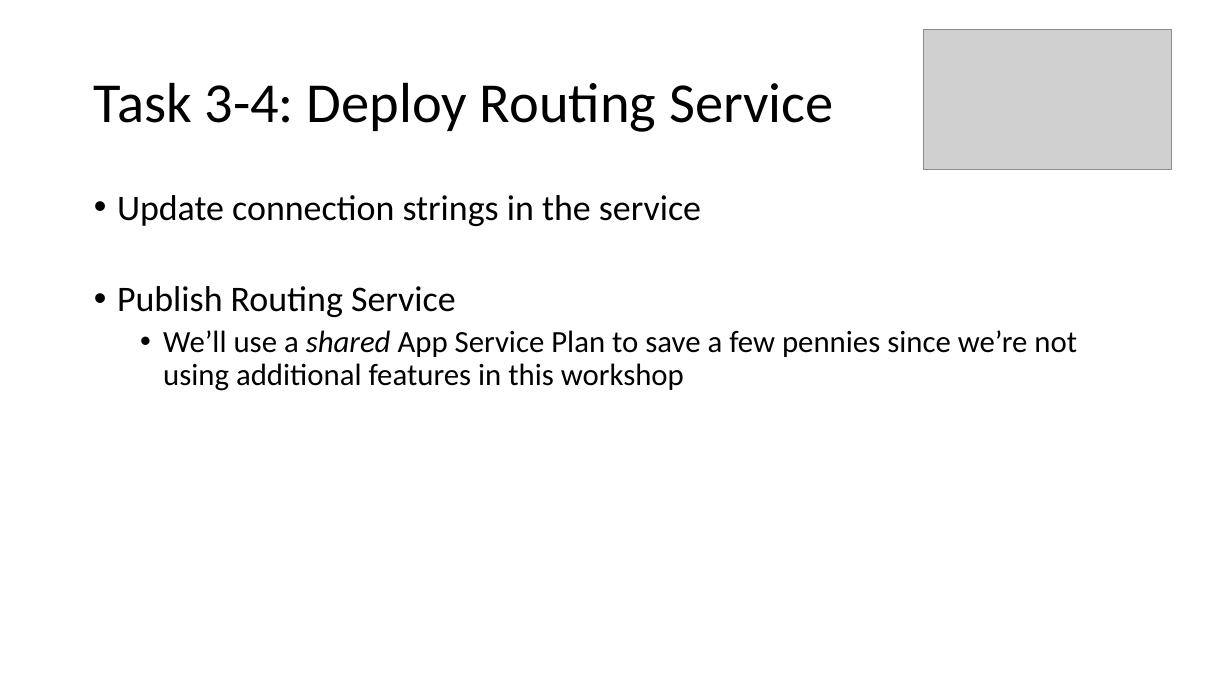
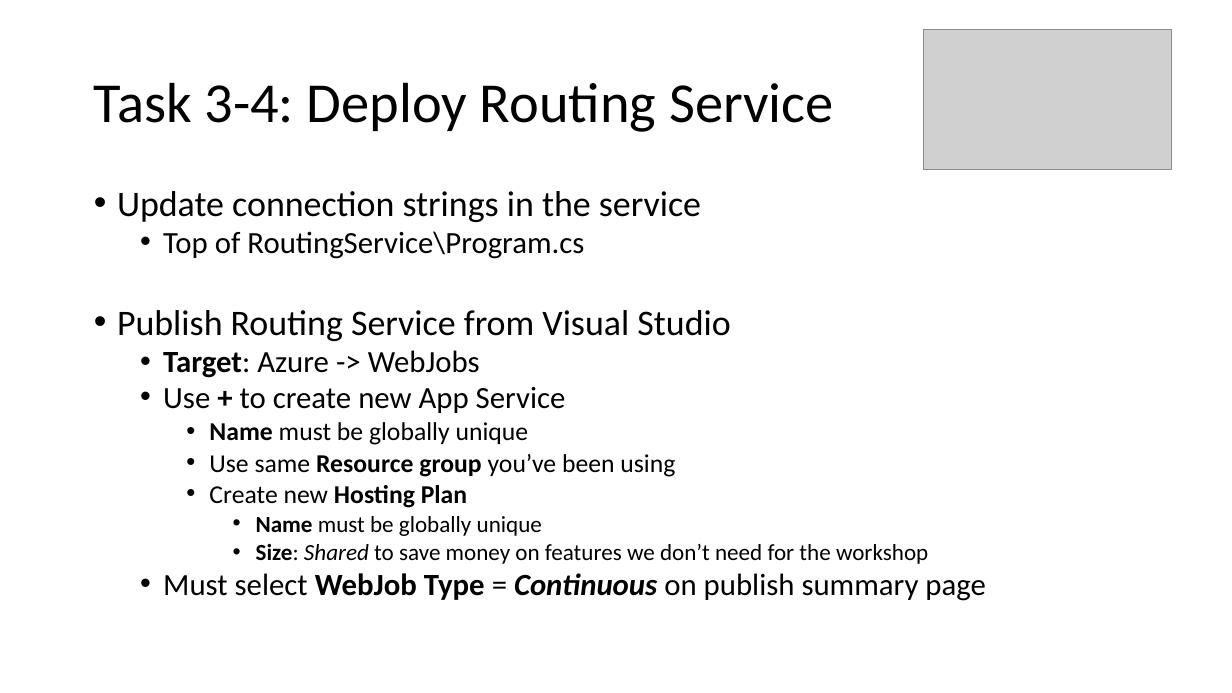
Before and after one commit to scottctr/EdaWorkshop, a slide deck: slide 12 of BusinessLogic/Docs/EdaWorkshop_Sprint3.pptx (slide 11 before the commit). Drawn at 1232x693 pixels with LibreOffice and Linux fonts; fonts in the diff are those of the drawing; grey boxes stand for pictures. Boxes give left, top, right and bottom in pixels: in the first picture for what was removed or moved away, otherwise in the second. Text is boxed around its words. In the diff, an @@ line names an element or a change of style, - is before the commit and + after.

```diff
--- a/BusinessLogic/Docs/EdaWorkshop_Sprint3.pptx
+++ b/BusinessLogic/Docs/EdaWorkshop_Sprint3.pptx
@@ text at (x1=117, y1=191, x2=701, y2=222): line spacing 0.9 to 0.8 @@
@@ text at (x1=117, y1=231, x2=985, y2=601): text changed @@
-• Publish Routing Service
-  • We’ll use a shared App Service Plan to save a few pennies since we’re not using additional features in this workshop
+  • Top of RoutingService\Program.cs
+• Publish Routing Service from Visual Studio
+  • Target: Azure -> WebJobs
+  • Use + to create new App Service
+    • Name must be globally unique
+    • Use same Resource group you’ve been using
+    • Create new Hosting Plan
+      • Name must be globally unique
+      • Size: Shared to save money on features we don’t need for the workshop
+  • Must select WebJob Type = Continuous on publish summary page
```
Also in this commit, not shown: 9 other slides changed, 1 slide added, 3 other files.
